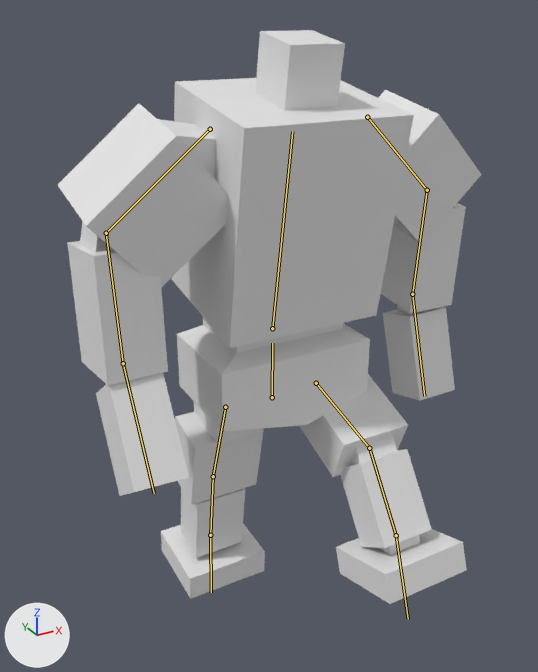
Before and after pictures for a commit that changed the FBX model DX11MyEngine/Resource/Model/Vehicle/Durga/Durga.fbx.
One viewpoint serves both versions: a 50 mm camera at (-24.6, -44.1, 43.3) aimed at (-1.0, -1.3, 21.9). The lights are fixed; the arrows at lower left show +X, +Y and +Z. The older version comes first. Both versions are drawn at frame 31 of the action 'アーマチュア|WalkForward_L'; the numbers are the values there. The bones that change, and the others that lie on the model, are drawn over the model as lines.
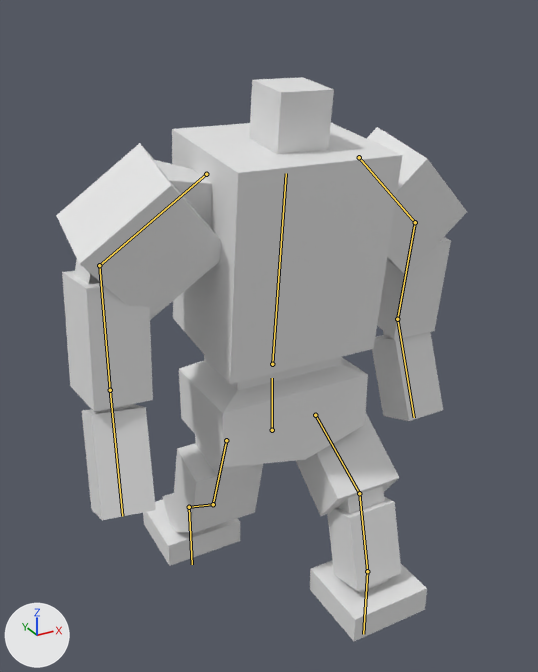
What differs and where, as boxes (x1, y1, x2, y2) in the pictures (538 x 672 px):
'Mesh', posed: before (58, 30, 482, 604); after (56, 77, 467, 641)
bone 'Hips', root to tip: before (272, 397) to (272, 343); after (272, 430) to (272, 378)
bone 'Spine', root to tip: before (272, 328) to (292, 131); after (272, 364) to (286, 173)
bone 'UpperArm.L', root to tip: before (367, 117) to (427, 190); after (359, 157) to (415, 222)
bone 'Hand.L', root to tip: before (412, 294) to (424, 396); after (397, 319) to (414, 417)
bone 'UpperArm.R', root to tip: before (210, 129) to (106, 233); after (206, 174) to (99, 265)
bone 'Forearm.R', root to tip: before (106, 233) to (123, 363); after (99, 265) to (110, 390)
bone 'Hand.R', root to tip: before (123, 363) to (154, 493); after (110, 390) to (122, 516)
bone 'Thigh.L', root to tip: before (316, 383) to (369, 448); after (315, 415) to (359, 493)
bone 'Shin.L', root to tip: before (369, 448) to (396, 535); after (359, 493) to (367, 571)
bone 'Thigh.R', root to tip: before (225, 407) to (213, 476); after (226, 440) to (213, 504)
bone 'Shin.R', root to tip: before (213, 476) to (210, 535); after (213, 504) to (189, 507)
bone 'Foot.R', root to tip: before (210, 535) to (211, 592); after (189, 507) to (192, 564)

The edits, one by one:
Bone 'Hips' (bone_hips) moves from (0.0, -0.5, 0.0) to (0.0, -17.0, 0.0).
Bone 'Spine' (bone_spine) turns from (10, 0, 0) to (7, 0, 0) degrees about its own x, y and z.
Bone 'UpperArm.L' (bone_upperarm_l) turns from (0, 0, -42) to (-4, 5, -42) degrees about its own x, y and z.
Bone 'Hand.L' (bone_hand_l) turns from (19, -2, 1) to (27, -2, 1) degrees about its own x, y and z.
Bone 'UpperArm.R' (bone_upperarm_r) turns from (-1, -1, 42) to (-7, -4, 40) degrees about its own x, y and z.
Bone 'Forearm.R' (bone_forearm_r) turns from (16, -3, 47) to (19, -4, 46) degrees about its own x, y and z.
Bone 'Hand.R' (bone_hand_r) turns from (30, 2, -1) to (18, 7, -1) degrees about its own x, y and z.
Bone 'Thigh.L' (bone_thigh_l) turns from (70, -4, -2) to (54, -3, -2) degrees about its own x, y and z.
Bone 'Shin.L' (bone_shin_l) turns from (-36, 0, 0) to (-40, 0, 0) degrees about its own x, y and z.
Bone 'Thigh.R' (bone_thigh_r) turns from (-13, -1, 0) to (-15, -1, 0) degrees about its own x, y and z.
Bone 'Shin.R' (bone_shin_r) turns from (4, 0, 0) to (-40, 0, 0) degrees about its own x, y and z.
Bone 'Foot.R' (bone_foot_r) turns from (6, 0, 0) to (54, 0, 0) degrees about its own x, y and z.
